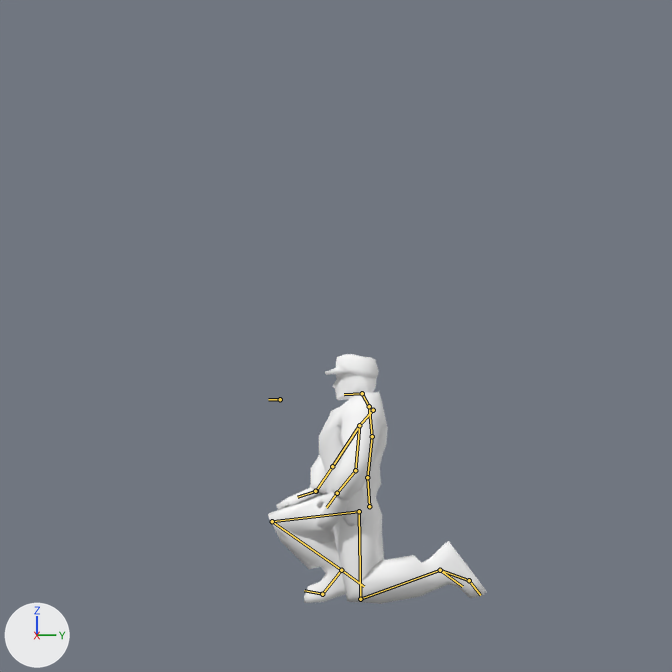
Renders of the Blender file trunk/data/blender/hero/heroken.blend from each side of a commit.
Before and after are seen from the file's camera 'Camera'. Lighting does not change. The marker at lower left points along +X, +Y and +Z. Both versions are drawn at the pose saved in each file; the numbers are the values there. The bones that bend it are drawn over the model as lines.
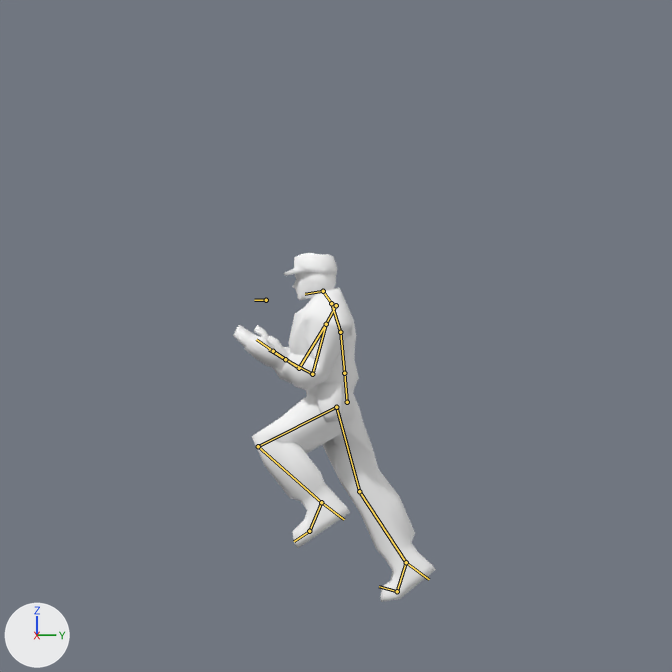
Commit message: more animations

Patch to the scene script:
```diff
--- a/trunk/data/blender/hero/heroken.blend.py
+++ b/trunk/data/blender/hero/heroken.blend.py
@@ bone_hip @@
 bone_hip = bpy.data.objects['Armature.Hero'].pose.bones['Hip']
-bone_hip.location = (0.0, -1.341, -0.195)
+bone_hip.location = (-0.056, 0.022, -0.002)
@@ bone_rower_back @@
 bone_rower_back = bpy.data.objects['Armature.Hero'].pose.bones['Rower Back']  # child of 'Hip'
-bone_rower_back.rotation_quaternion = (0.999, 0.052, 0.0, 0.0)  # degrees (6, 0, 0)
+bone_rower_back.rotation_quaternion = (0.987, 0.159, 0.0, 0.0)  # degrees (18, 0, 0)
@@ bone_neck @@
 bone_neck = bpy.data.objects['Armature.Hero'].pose.bones['Neck']  # child of 'Upper Back'
-bone_neck.rotation_quaternion = (0.997, -0.08, 0.0, 0.0)  # degrees (-9, 0, 0)
+bone_neck.rotation_quaternion = (0.991, -0.135, -0.008, -0.016)  # degrees (-16, -1, -2)
@@ bone_upper_arm_r @@
 bone_upper_arm_r = bpy.data.objects['Armature.Hero'].pose.bones['Upper Arm.R']  # child of 'Shoulder.R'
-bone_upper_arm_r.rotation_quaternion = (1.0, 0.0, 0.0, 0.0)  # degrees (0, 0, 0)
+bone_upper_arm_r.rotation_quaternion = (0.487, -0.234, -0.506, -0.672)  # degrees (50, -54, -135)
@@ bone_forearm_r @@
 bone_forearm_r = bpy.data.objects['Armature.Hero'].pose.bones['Forearm.R']  # child of 'Upper Arm.R'
-bone_forearm_r.rotation_quaternion = (1.0, 0.0, 0.0, 0.0)  # degrees (0, 0, 0)
+bone_forearm_r.rotation_quaternion = (0.993, -0.106, 0.002, 0.054)  # degrees (-12, 1, 6)
@@ bone_hand_r @@
 bone_hand_r = bpy.data.objects['Armature.Hero'].pose.bones['Hand.R']  # child of 'Forearm.R'
-bone_hand_r.rotation_quaternion = (0.867, 0.359, -0.271, -0.213)  # degrees (51, -18, -36)
+bone_hand_r.rotation_quaternion = (1.0, 0.0, 0.0, 0.0)  # degrees (0, 0, 0)
@@ bone_upper_arm_l @@
 bone_upper_arm_l = bpy.data.objects['Armature.Hero'].pose.bones['Upper Arm.L']  # child of 'Shoulder.L'
-bone_upper_arm_l.rotation_quaternion = (1.0, 0.0, 0.0, 0.0)  # degrees (0, 0, 0)
+bone_upper_arm_l.rotation_quaternion = (0.456, -0.251, 0.477, 0.708)  # degrees (47, 52, 138)
@@ bone_forearm_l @@
 bone_forearm_l = bpy.data.objects['Armature.Hero'].pose.bones['Forearm.L']  # child of 'Upper Arm.L'
-bone_forearm_l.rotation_quaternion = (1.0, 0.0, 0.0, 0.0)  # degrees (0, 0, 0)
+bone_forearm_l.rotation_quaternion = (0.991, -0.113, 0.057, -0.04)  # degrees (-13, 6, -5)
@@ bone_hand_l @@
 bone_hand_l = bpy.data.objects['Armature.Hero'].pose.bones['Hand.L']  # child of 'Forearm.L'
-bone_hand_l.rotation_quaternion = (0.978, -0.013, -0.206, 0.014)  # degrees (-2, -24, 2)
+bone_hand_l.rotation_quaternion = (1.0, 0.0, 0.0, 0.0)  # degrees (0, 0, 0)
@@ bone_upper_leg_r @@
 bone_upper_leg_r = bpy.data.objects['Armature.Hero'].pose.bones['Upper Leg.R']  # child of 'Hip'
-bone_upper_leg_r.rotation_quaternion = (0.988, -0.03, -0.153, -0.017)  # degrees (-3, -18, -1)
+bone_upper_leg_r.rotation_quaternion = (1.0, 0.0, 0.0, 0.0)  # degrees (0, 0, 0)
@@ bone_foot_r @@
 bone_foot_r = bpy.data.objects['Armature.Hero'].pose.bones['Foot.R']  # child of 'Lower Leg.R'
-bone_foot_r.rotation_quaternion = (0.968, -0.229, -0.019, 0.097)  # degrees (-27, 0, 11)
+bone_foot_r.rotation_quaternion = (0.988, 0.143, -0.045, 0.037)  # degrees (16, -6, 4)
@@ bone_toes_r @@
 bone_toes_r = bpy.data.objects['Armature.Hero'].pose.bones['Toes.R']  # child of 'Foot.R'
-bone_toes_r.rotation_quaternion = (0.965, 0.257, -0.025, 0.041)  # degrees (30, -4, 4)
+bone_toes_r.rotation_quaternion = (0.887, 0.462, 0.006, 0.006)  # degrees (55, 0, 1)
@@ bone_upper_leg_l @@
 bone_upper_leg_l = bpy.data.objects['Armature.Hero'].pose.bones['Upper Leg.L']  # child of 'Hip'
-bone_upper_leg_l.rotation_quaternion = (0.992, 0.003, -0.013, 0.125)  # degrees (0, -2, 14)
+bone_upper_leg_l.rotation_quaternion = (0.981, -0.038, 0.19, 0.021)  # degrees (-4, 22, 2)
@@ bone_foot_l @@
 bone_foot_l = bpy.data.objects['Armature.Hero'].pose.bones['Foot.L']  # child of 'Lower Leg.L'
-bone_foot_l.rotation_quaternion = (0.968, 0.237, 0.015, -0.085)  # degrees (27, 4, -9)
+bone_foot_l.rotation_quaternion = (0.982, -0.044, -0.039, -0.179)  # degrees (-4, -5, -20)
@@ bone_ik_forearm_l @@
 bone_ik_forearm_l = bpy.data.objects['Armature.Hero'].pose.bones['IK_Forearm.L']
-bone_ik_forearm_l.location = (-0.616, -2.254, 0.052)
+bone_ik_forearm_l.location = (-0.995, -0.568, 0.716)
@@ bone_ik_forearm_r @@
 bone_ik_forearm_r = bpy.data.objects['Armature.Hero'].pose.bones['IK_Forearm.R']
-bone_ik_forearm_r.location = (1.144, -2.298, 0.329)
+bone_ik_forearm_r.location = (0.85, -0.439, 0.882)
@@ bone_ik_lower_leg_r @@
 bone_ik_lower_leg_r = bpy.data.objects['Armature.Hero'].pose.bones['IK_Lower Leg.R']
-bone_ik_lower_leg_r.location = (0.2, -0.069, 0.071)
+bone_ik_lower_leg_r.location = (0.2, 0.544, 0.648)
@@ bone_ik_lower_leg_l @@
 bone_ik_lower_leg_l = bpy.data.objects['Armature.Hero'].pose.bones['IK_Lower Leg.L']
-bone_ik_lower_leg_l.location = (-0.272, 0.951, 0.831)
+bone_ik_lower_leg_l.location = (-0.265, -0.794, 0.614)
@@ bone_headik @@
 bone_headik = bpy.data.objects['Armature.Hero'].pose.bones['HeadIK']
-bone_headik.location = (0.0, 0.575, -1.389)
+bone_headik.location = (0.037, 0.757, -0.111)
```

What differs and where, as boxes [x1, y1, x2, y2] in the pictures (672 x 672 px):
'Cube.019', posed (7% narrower, 48% taller): before [268, 391, 487, 604]; after [233, 287, 436, 602]
'Cube.001', posed: before [325, 354, 379, 400]; after [283, 253, 337, 300]
bone 'Hip', root to tip: before (369, 506) to (367, 477); after (347, 402) to (344, 373)
bone 'Rower Back', root to tip: before (367, 477) to (372, 436); after (344, 373) to (340, 332)
bone 'Neck', root to tip: before (369, 406) to (362, 393); after (331, 303) to (323, 291)
bone 'Upper Arm.R', root to tip: before (359, 425) to (332, 466); after (326, 324) to (299, 368)
bone 'Forearm.R', root to tip: before (332, 466) to (316, 491); after (299, 368) to (273, 351)
bone 'Hand.R', root to tip: before (316, 491) to (297, 497); after (273, 351) to (256, 339)
bone 'Upper Arm.L', root to tip: before (359, 425) to (355, 470); after (326, 324) to (312, 374)
bone 'Forearm.L', root to tip: before (355, 470) to (337, 493); after (312, 374) to (285, 359)
bone 'Hand.L', root to tip: before (337, 493) to (326, 507); after (285, 359) to (269, 349)
bone 'Upper Leg.R', root to tip: before (359, 511) to (272, 521); after (336, 407) to (359, 491)
bone 'Foot.R', root to tip: before (341, 570) to (322, 594); after (406, 562) to (397, 591)
bone 'Toes.R', root to tip: before (322, 594) to (304, 590); after (397, 591) to (379, 586)
bone 'Upper Leg.L', root to tip: before (359, 511) to (360, 599); after (336, 407) to (258, 446)
bone 'Foot.L', root to tip: before (440, 570) to (469, 580); after (321, 502) to (309, 531)
bone 'IK_Forearm.L', root to tip: before (337, 493) to (337, 495); after (285, 359) to (285, 361)
bone 'IK_Forearm.R', root to tip: before (315, 491) to (315, 493); after (273, 351) to (273, 353)
bone 'IK_Lower Leg.R', root to tip: before (341, 570) to (364, 586); after (406, 562) to (429, 579)
bone 'IK_Lower Leg.L', root to tip: before (440, 570) to (462, 586); after (321, 502) to (344, 519)
bone 'HeadIK', root to tip: before (280, 399) to (268, 399); after (266, 300) to (254, 300)
